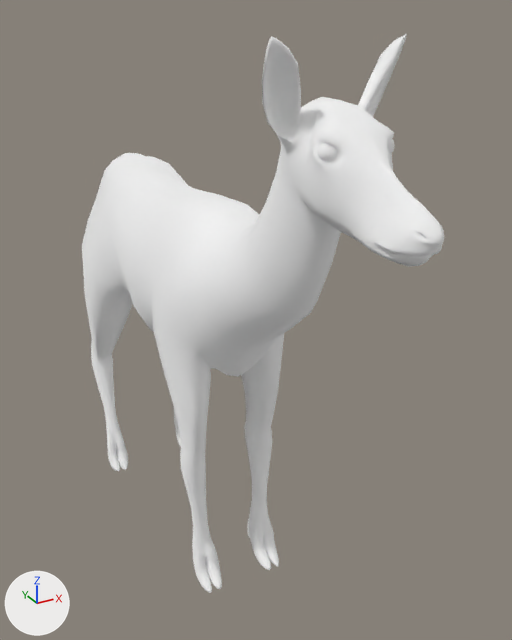
The glTF model apps/client/src/props/art-study/source-natural-deer/natural-deer-clear.glb as it was, and as the next commit left it.
Camera for both pictures: a 50 mm camera at (-0.721, -1.533, 1.489) aimed at (0.098, -0.044, 0.745). The lights are fixed; the arrows at lower left show +X, +Y and +Z. The first picture is the older version. Where no turn or scale is listed for an object, it has been applied to the vertices. Vertices at exactly the same position are counted once.

In view in the first picture: 'natural-deer-clear runtime mesh'.
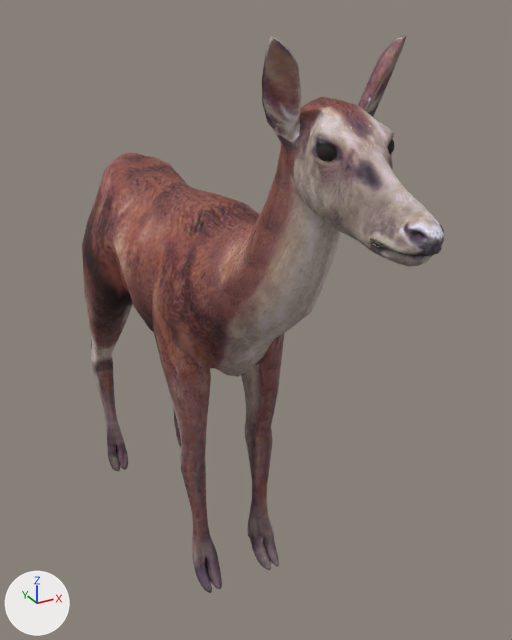
Diff of the bpy script that builds the scene:
```diff
--- a/apps/client/src/props/art-study/source-natural-deer/natural-deer-clear.glb.py
+++ b/apps/client/src/props/art-study/source-natural-deer/natural-deer-clear.glb.py
@@ img_doe_body @@
+img_doe_body = load_image('doe-body', '_unpacked/doe-body', 512, 512, 'sRGB')
@@ img_doe_head @@
+img_doe_head = load_image('doe-head', '_unpacked/doe-head', 512, 512, 'sRGB')
@@ mat_deer_body_albedo @@
+mat_deer_body_albedo = principled_material('deer body albedo')
+mat_deer_body_albedo.texture = img_doe_body
+mat_deer_body_albedo.roughness = 0.9
@@ mat_deer_eye_albedo @@
+mat_deer_eye_albedo = principled_material('deer eye albedo')
+mat_deer_eye_albedo.base_color = (0.015, 0.012, 0.01)  # black #211d19
+mat_deer_eye_albedo.roughness = 0.9
@@ mat_deer_head_albedo @@
+mat_deer_head_albedo = principled_material('deer head albedo')
+mat_deer_head_albedo.texture = img_doe_head
+mat_deer_head_albedo.roughness = 0.9
@@ me_cylinder_003 @@
 me_cylinder_003.from_pydata(...)  # 2425 vertices, 4784 faces; spans x -0.19..0.19, y -1.02..0.55, z -0.01..1.44
 # used by ob_natural_deer_clear_runtime_mesh; location = (0.0, 0.238, 0.008)
+# me_cylinder_003 part 1: all 3104 faces that had it switch from mat_body (white #ffffff) to mat_deer_body_albedo (picture img_doe_body)
+# me_cylinder_003 part 2: all 1600 faces that had it switch from mat_head (white #ffffff) to mat_deer_head_albedo (picture img_doe_head)
+# me_cylinder_003 part 3: all 80 faces that had it switch from mat_eye (white #ffffff) to mat_deer_eye_albedo (black #211d19)
```

Boxes [x1, y1, x2, y2] around the edits, measured in the pictures (512 x 640 px):
part 1 of me_cylinder_003, recoloured (white to brown)
    both: [82, 147, 341, 593]
part 2 of me_cylinder_003, recoloured (darker)
    both: [262, 34, 444, 267]
part 3 of me_cylinder_003, recoloured (white to black)
    both: [317, 139, 395, 162]
